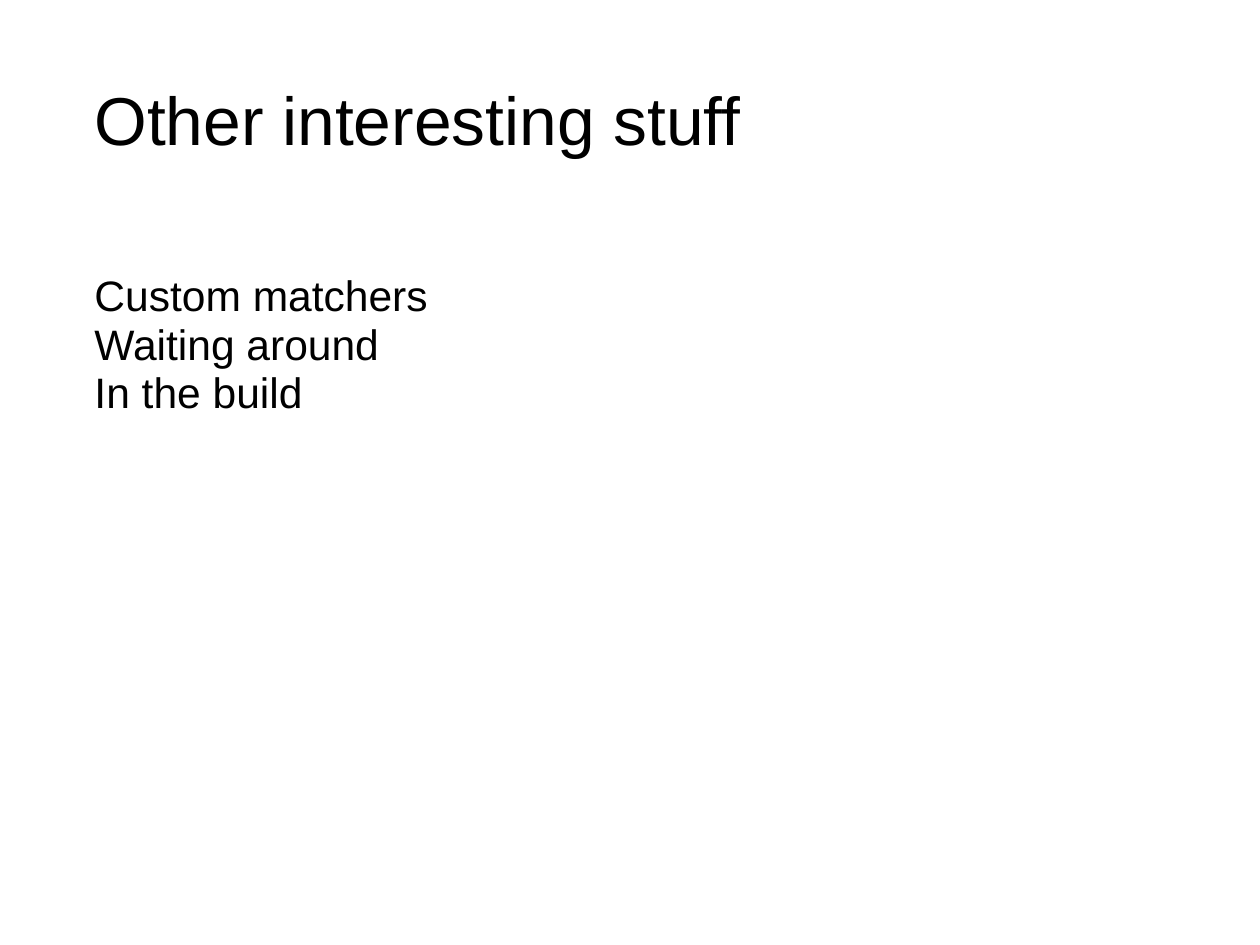
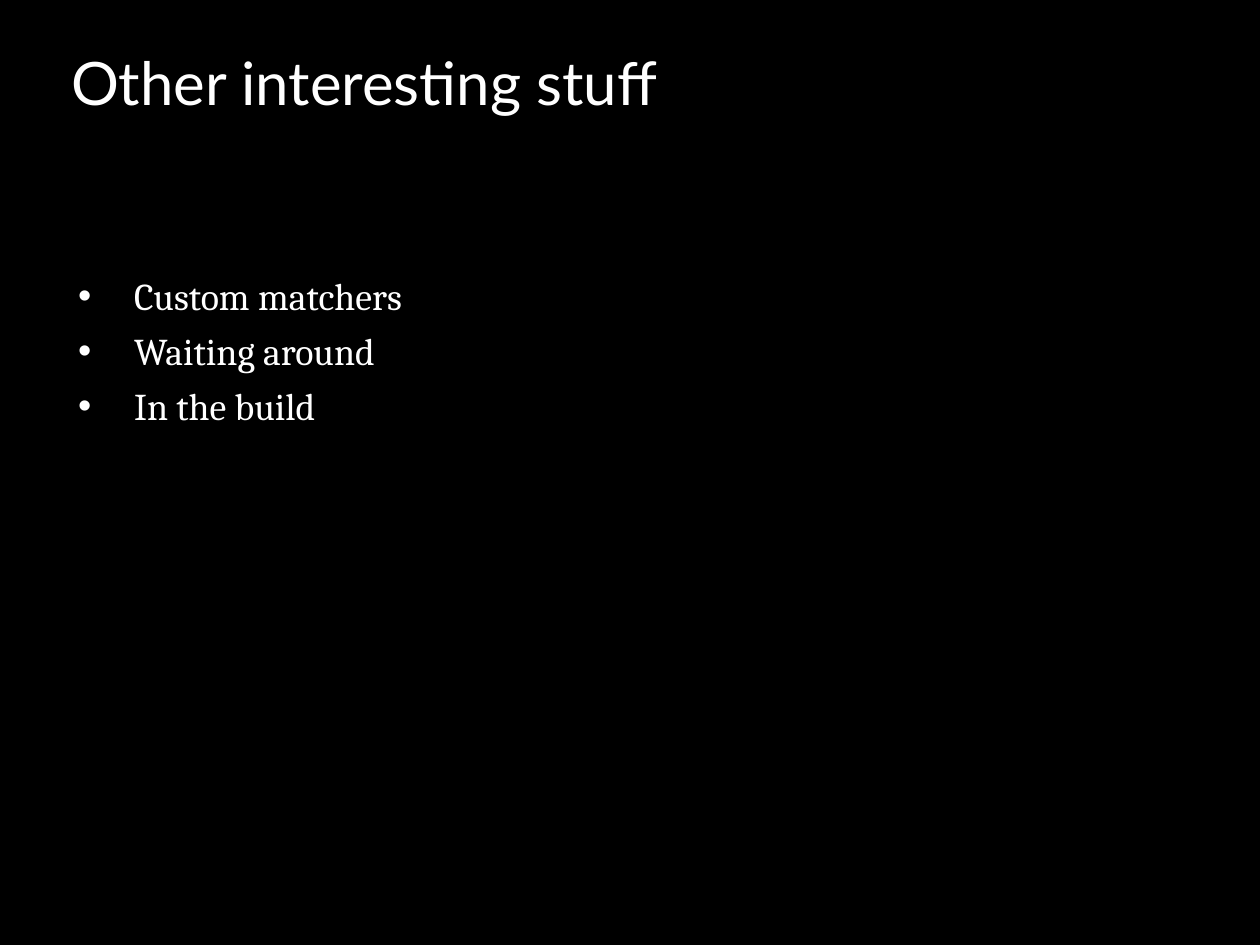
Before and after one commit to jomontanari/JasmineBowlingGame, a slide deck: slide 17 of TestingJavaScript_with_Jasmine.ppt. Drawn at 1260x945 pixels with LibreOffice and Linux fonts; fonts in the diff are those of the drawing; background and template pictures are left out. Boxes give left, top, right and bottom in pixels: in the first picture for what was removed or moved away, otherwise in the second. Text is boxed around its words. In the diff, an @@ line names an element or a change of style, - is before the commit and + after.

```diff
--- a/TestingJavaScript_with_Jasmine.ppt
+++ b/TestingJavaScript_with_Jasmine.ppt
@@ background #FFFFFF to #000000 @@
@@ title "Other interesting stuff": place and size @@
-title "Other interesting stuff" at [94, 96, 740, 158]
+title "Other interesting stuff" at [71, 61, 658, 116]
@@ title "Other interesting stuff" at [71, 61, 658, 116]: size 43 to 38 pt, font Arial to Lato, text colour #000000 to #FFFFFF @@
@@ text "Custom matchers": place and size @@
-text "Custom matchers" at [94, 280, 428, 409]
+text "Custom matchers" at [134, 283, 402, 421]
@@ text "Custom matchers" at [134, 283, 402, 421]: size 27 to 24 pt, font Arial to Cambria, text colour #000000 to #FFFFFF; bullet none to •; line spacing 0.95 to 1; more space between paragraphs @@
```
Also in this commit, not shown: 14 other slides changed, 3 slides added, 3 slides removed.
